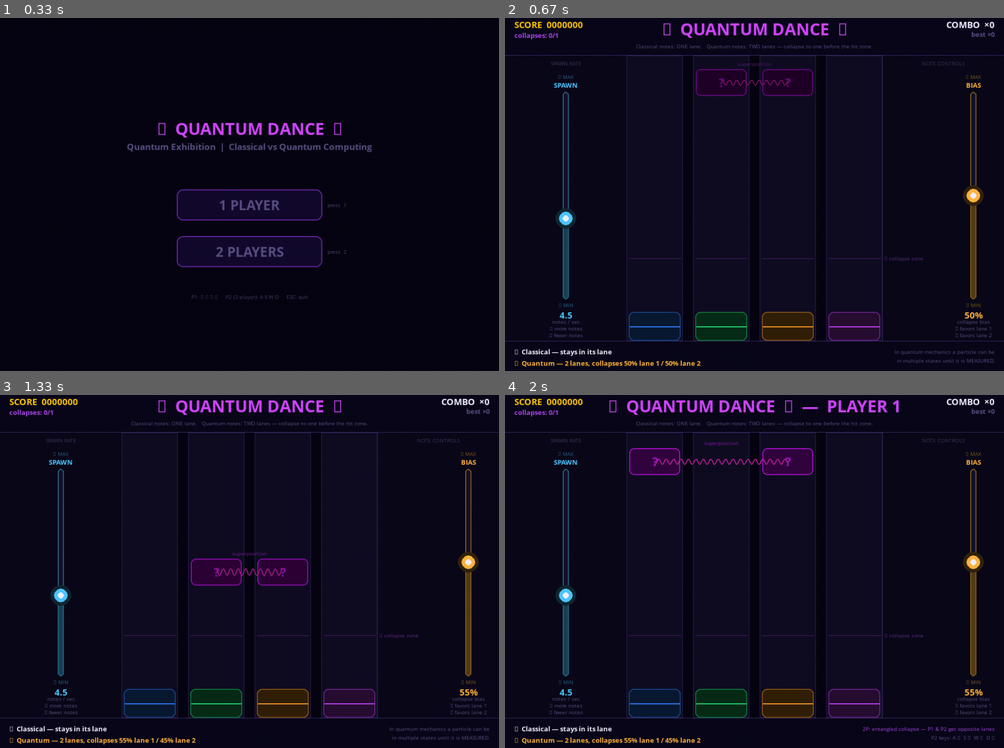
Above: before the commit, frames 1-4 (two rows, left to right).
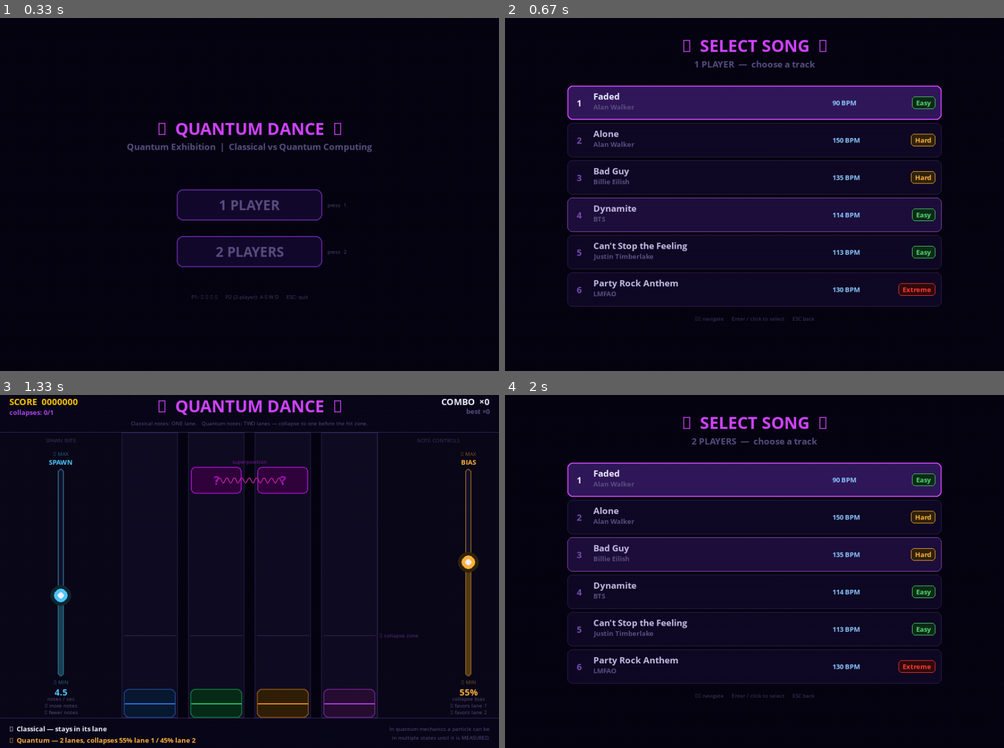
Above: after the commit, the same moments.

Repository: parzival1401/mobile_quantum-
Game: pygame game, started from dance_dance/quantum_dance.py
Same seed, same stepped clock (60 frames per second), same inputs: the game is played once before the commit and once after it.
Inputs (mouse positions are in pixels of both pictures, inside the frame that each line leads up to):
- Up to frame 1 (0.33 s): no input
- Up to frame 2 (0.67 s): click (754, 198) at 0.38 s
- Up to frame 3 (1.33 s): tap Enter at 0.67 s; tap  at 1 s
- Up to frame 4 (2 s): tap Esc at 1.33 s; press the mouse at (754, 627) at 1.7 s; move the mouse to (784, 596) at 1.8 s; release the mouse at (814, 564) at 1.93 s

Frame 1 is identical in both runs. In frame 2, 26% of the frame differs, in the area x 0-100%, y 1-100%; in frame 3, 3.3%; in frame 4, 27%.

Commit message:
Add song select menu, P2 note palette, difficulty speed scaling
- Flow: MENU → SONG SELECT → PLAYING (ESC steps back at each screen)
- Song select lists all 6 tracks from ddr_songs.txt with BPM and difficulty badge
  Navigate with ↑↓ or click, confirm with Enter/click or number key 1-6
- P2 classical notes use a warm palette (coral/yellow/sky-blue/lime) distinct
  from P1 cool palette; quantum notes stay identical on both screens (entanglement)
- Difficulty scales fall speed: Easy 1x, Hard 1.5x, Extreme 2x
- SONG_FILE/BPM/OFFSET set dynamically per selection instead of hardcoded

Co-Authored-By: Claude Sonnet 4.6 <noreply@anthropic.com>

Diff:
--- a/dance_dance/quantum_dance.py
+++ b/dance_dance/quantum_dance.py
@@ -3,10 +3,7 @@
 ====================================
 Quantum Exhibition  |  Classical vs Quantum Computing
 
-MENU
-----
-  1  →  1-player mode  (arrow keys)
-  2  →  2-player mode  (P1: arrows  |  P2: WASD)
+MENU → SONG SELECT → PLAYING
 
 Controls (in-game)
 ------------------
@@ -16,24 +13,22 @@
   \\            Reset BIAS to 50%
   ESC          Return to menu
 
-Music BPM sync
---------------
-  Set SONG_FILE, SONG_BPM, SONG_OFFSET below.
-  Leave SONG_FILE = None for free/slider-driven mode.
-
 Hardware
 --------
   See SERIAL PORT HOOK comment block to wire a potentiometer via USB serial.
 """
 
 # ─────────────────────────────────────────────────────────────────────────────
-# MUSIC CONFIG  — edit these three lines to sync to a song
-# ─────────────────────────────────────────────────────────────────────────────
-SONG_FILE      = "music/Alan Walker - Alone.mp3"
-SONG_BPM       = 150.0
-SONG_OFFSET    = 3.0       # seconds of intro silence before first beat
-BEATS_PER_NOTE = 1         # spawn one note every N beats
-BEATS_TO_FALL  = 4         # beats from spawn to hit zone
+# FIXED TIMING CONSTANTS  (overridden at runtime by song selection)
+# ─────────────────────────────────────────────────────────────────────────────
+BEATS_PER_NOTE = 1    # spawn one note every N beats
+BEATS_TO_FALL  = 4    # base beats from spawn to hit zone (scaled by difficulty)
+
+# Active song settings — set by song select, do not edit directly
+SONG_FILE   = None
+SONG_BPM    = 128.0
+SONG_OFFSET = 0.0
+_active_beats_fall = float(BEATS_TO_FALL)
 
 # ─────────────────────────────────────────────────────────────────────────────
 # SERIAL PORT HOOK  (hardware potentiometer → BIAS slider)
@@ -75,11 +70,13 @@
 # Game state enum
 # ─────────────────────────────────────────────────────────────────────────────
 class GameState(Enum):
-    MENU    = auto()
-    PLAYING = auto()
-
-game_state = GameState.MENU
-n_players  = 1
+    MENU        = auto()
+    SONG_SELECT = auto()
+    PLAYING     = auto()
+
+game_state    = GameState.MENU
+n_players     = 1
+song_cursor   = 0      # highlighted row in song select screen
 
 # 2P window objects (created only when n_players == 2)
 win2  = None
@@ -107,6 +104,14 @@
     (200,  70, 255),   # 3  →  purple
 ]
 
+# P2 classical note palette — warm/distinct so screens are instantly told apart
+LANE_C_P2 = [
+    (255, 100,  80),   # 0  ←  coral-red
+    (255, 200,  50),   # 1  ↓  yellow
+    ( 80, 220, 255),   # 2  ↑  sky-blue
+    (180, 255, 100),   # 3  →  lime-green
+]
+
 SL_SPAWN_C    = ( 80, 200, 255)
 SL_SPEED_C    = ( 80, 255, 160)
 SL_COLLAPSE_C = (210,  70, 255)
@@ -132,6 +137,33 @@
 F_ARROW  = _f(26)
 
 # ─────────────────────────────────────────────────────────────────────────────
+# Song catalogue  (sourced from music/ddr_songs.txt)
+# ─────────────────────────────────────────────────────────────────────────────
+SONGS = [
+    {"title": "Faded",                  "artist": "Alan Walker",
+     "file": "music/Alan Walker - Faded.mp3",
+     "bpm": 90,  "offset": 0.0, "difficulty": "Easy"},
+    {"title": "Alone",                  "artist": "Alan Walker",
+     "file": "music/Alan Walker - Alone.mp3",
+     "bpm": 150, "offset": 3.0, "difficulty": "Hard"},
+    {"title": "Bad Guy",                "artist": "Billie Eilish",
+     "file": "music/Billie Eilish - bad guy (Lyrics).mp3",
+     "bpm": 135, "offset": 0.0, "difficulty": "Hard"},
+    {"title": "Dynamite",               "artist": "BTS",
+     "file": "music/BTS - Dynamite (Lyrics).mp3",
+     "bpm": 114, "offset": 0.0, "difficulty": "Easy"},
+    {"title": "Can't Stop the Feeling", "artist": "Justin Timberlake",
+     "file": "music/Justin Timberlake - CAN'T STOP THE FEELING! (Lyrics).mp3",
+     "bpm": 113, "offset": 0.0, "difficulty": "Easy"},
+    {"title": "Party Rock Anthem",      "artist": "LMFAO",
+     "file": "music/LMFAO - Party Rock Anthem (Lyrics) ft. Lauren Bennett, GoonRock.mp3",
+     "bpm": 130, "offset": 0.0, "difficulty": "Extreme"},
+]
+
+DIFF_SPEED = {"Easy": 1.0, "Hard": 1.5, "Extreme": 2.0}
+DIFF_COLOR = {"Easy": (80, 220, 120), "Hard": (255, 180, 60), "Extreme": (255, 60, 60)}
+
+# ─────────────────────────────────────────────────────────────────────────────
 # Layout constants
 # ─────────────────────────────────────────────────────────────────────────────
 N_LANES  = 4
@@ -171,13 +203,13 @@
 # BPM timing helpers
 # ─────────────────────────────────────────────────────────────────────────────
 def _bpm_fall_speed() -> float:
-    """px/frame for a note to travel FALL_DISTANCE in BEATS_TO_FALL beats."""
-    seconds = BEATS_TO_FALL * 60.0 / SONG_BPM
+    """px/frame for a note to travel FALL_DISTANCE in _active_beats_fall beats."""
+    seconds = _active_beats_fall * 60.0 / SONG_BPM
     return (FALL_DISTANCE / seconds) / FPS
 
 def _bpm_collapse_y() -> int:
     """Collapse 1 beat before the note reaches TARGET_Y."""
-    px_per_beat = (FALL_DISTANCE / (BEATS_TO_FALL * 60.0 / SONG_BPM)) * (60.0 / SONG_BPM)
+    px_per_beat = (FALL_DISTANCE / (_active_beats_fall * 60.0 / SONG_BPM)) * (60.0 / SONG_BPM)
     return int(TARGET_Y - px_per_beat)
 
 
@@ -301,14 +333,10 @@
 
 
 def get_collapse_y() -> int:
-    if SONG_FILE:
-        return _bpm_collapse_y()
-    return int(TARGET_Y - collapse_slider.val)
+    return _bpm_collapse_y() if SONG_FILE else int(TARGET_Y - collapse_slider.val)
 
 def get_fall_speed() -> float:
-    if SONG_FILE:
-        return _bpm_fall_speed()
-    return speed_slider.val
+    return _bpm_fall_speed() if SONG_FILE else speed_slider.val
 
 def get_spawn_interval() -> int:
     return max(25, int(215 - spawn_slider.val * 19.5))
@@ -588,8 +616,9 @@
                         TARGET_Y + HIT_ZONE_H // 2 + 5))
 
 
-def draw_classical(surf, note: Note):
-    r, g, b = LANE_C[note.lane]
+def draw_classical(surf, note: Note, player_idx: int = 0):
+    palette = LANE_C if player_idx == 0 else LANE_C_P2
+    r, g, b = palette[note.lane]
     cx      = lcx(note.lane)
     rect    = pygame.Rect(cx - NOTE_W // 2, int(note.y), NOTE_W, NOTE_H)
     pygame.draw.rect(surf, (r // 3, g // 3, b // 3), rect, border_radius=9)
@@ -751,15 +780,91 @@
 
 
 # ─────────────────────────────────────────────────────────────────────────────
+# Song select screen
+# ─────────────────────────────────────────────────────────────────────────────
+def draw_song_select(cursor: int, num_players: int) -> list:
+    """Draw song list; returns list of row rects for click detection."""
+    screen.fill(BG)
+
+    title = F_TITLE.render("✦  SELECT SONG  ✦", True, Q_PURPLE)
+    screen.blit(title, (SW // 2 - title.get_width() // 2, 40))
+
+    mode_lbl = F_MENUSM.render(
+        f"{'1 PLAYER' if num_players == 1 else '2 PLAYERS'}  —  choose a track",
+        True, DIM)
+    screen.blit(mode_lbl, (SW // 2 - mode_lbl.get_width() // 2, 86))
+
+    mx, my = pygame.mouse.get_pos()
+    row_h  = 72
+    row_w  = 720
+    rx0    = (SW - row_w) // 2
+    ry0    = 140
+    rects  = []
+
+    for i, song in enumerate(SONGS):
+        ry     = ry0 + i * row_h
+        rect   = pygame.Rect(rx0, ry, row_w, row_h - 6)
+        hover  = rect.collidepoint(mx, my)
+        active = i == cursor
+
+        fill   = (50, 25, 90) if active else ((30, 15, 60) if hover else (16, 10, 38))
+        border = Q_PURPLE     if active else ((160, 80, 200) if hover else (50, 35, 80))
+        pygame.draw.rect(screen, fill,   rect, border_radius=10)
+        pygame.draw.rect(screen, border, rect, 2 if active else 1, border_radius=10)
+        rects.append(rect)
+
+        # Number
+        num_s = F_MED.render(f"{i + 1}", True, (120, 80, 180) if not active else WHITE)
+        screen.blit(num_s, (rx0 + 18, ry + (row_h - 6 - num_s.get_height()) // 2))
+
+        # Title + artist
+        title_s  = F_MED.render(song["title"],  True, WHITE if active else (200, 190, 230))
+        artist_s = F_SM.render(song["artist"],  True, DIM)
+        screen.blit(title_s,  (rx0 + 50, ry + 8))
+        screen.blit(artist_s, (rx0 + 50, ry + 8 + title_s.get_height()))
+
+        # BPM
+        bpm_s = F_SM.render(f"{song['bpm']} BPM", True, (140, 200, 255))
+        screen.blit(bpm_s, (rx0 + row_w - 210, ry + (row_h - 6 - bpm_s.get_height()) // 2))
+
+        # Difficulty badge
+        diff   = song["difficulty"]
+        dc     = DIFF_COLOR[diff]
+        diff_s = F_SM.render(diff, True, dc)
+        bw, bh = diff_s.get_width() + 16, diff_s.get_height() + 6
+        bx     = rx0 + row_w - bw - 12
+        by_    = ry + (row_h - 6 - bh) // 2
+        pygame.draw.rect(screen, (dc[0] // 5, dc[1] // 5, dc[2] // 5),
+                         (bx, by_, bw, bh), border_radius=6)
+        pygame.draw.rect(screen, dc, (bx, by_, bw, bh), 1, border_radius=6)
+        screen.blit(diff_s, (bx + 8, by_ + 3))
+
+    hint = F_XSM.render("↑↓ navigate     Enter / click to select     ESC back",
+                         True, (70, 60, 100))
+    screen.blit(hint, (SW // 2 - hint.get_width() // 2, ry0 + len(SONGS) * row_h + 10))
+
+    pygame.display.flip()
+    return rects
+
+
+# ─────────────────────────────────────────────────────────────────────────────
 # Game init / reset
 # ─────────────────────────────────────────────────────────────────────────────
-def start_game(num_players: int):
+def start_game(num_players: int, song: dict):
     global n_players, game_state, p1, p2
     global q_collapsed, q_total, tick, spawn_timer, collapsed_outcomes, last_beat
     global win2, ren2, surf2
+    global SONG_FILE, SONG_BPM, SONG_OFFSET, _active_beats_fall
 
     n_players  = num_players
     game_state = GameState.PLAYING
+
+    # Apply song settings
+    SONG_FILE          = song["file"]
+    SONG_BPM           = float(song["bpm"])
+    SONG_OFFSET        = float(song["offset"])
+    speed_mult         = DIFF_SPEED[song["difficulty"]]
+    _active_beats_fall = max(2.0, BEATS_TO_FALL / speed_mult)
 
     p1 = PlayerState(0, KEYS_P1)
     p2 = PlayerState(1, KEYS_P2) if num_players == 2 else None
@@ -799,11 +904,11 @@
 
 
 def stop_game():
-    global game_state, win2, ren2, surf2
+    global game_state, win2, ren2, surf2, SONG_FILE
     game_state = GameState.MENU
-    if SONG_FILE:
-        try: pygame.mixer.music.stop()
-        except Exception: pass
+    try: pygame.mixer.music.stop()
+    except Exception: pass
+    SONG_FILE = None
     if win2 is not None:
         try: win2.destroy()
         except Exception: pass
@@ -848,7 +953,7 @@
         if note.quantum:
             draw_quantum(surf, note)
         else:
-            draw_classical(surf, note)
+            draw_classical(surf, note, ps.idx)
 
     for p in ps.particles: p.draw(surf)
     for f in ps.floats:    f.draw(surf)
@@ -872,8 +977,10 @@
 # ─────────────────────────────────────────────────────────────────────────────
 def main():
     global game_state, q_collapsed, _seen_collapsed_nids
+    global n_players, song_cursor
 
     btn1_rect = btn2_rect = None
+    song_rects: list = []
 
     while True:
         clk.tick(FPS)
@@ -889,14 +996,51 @@
                     if event.key == pygame.K_ESCAPE:
                         pygame.quit(); sys.exit()
                     elif event.key == pygame.K_1:
-                        start_game(1)
+                        n_players   = 1
+                        song_cursor = 0
+                        game_state  = GameState.SONG_SELECT
                     elif event.key == pygame.K_2:
-                        start_game(2)
+                        n_players   = 2
+                        song_cursor = 0
+                        game_state  = GameState.SONG_SELECT
                 elif event.type == pygame.MOUSEBUTTONDOWN and event.button == 1:
                     if btn1_rect and btn1_rect.collidepoint(event.pos):
-                        start_game(1)
+                        n_players   = 1
+                        song_cursor = 0
+                        game_state  = GameState.SONG_SELECT
                     elif btn2_rect and btn2_rect.collidepoint(event.pos):
-                        start_game(2)
+                        n_players   = 2
+                        song_cursor = 0
+                        game_state  = GameState.SONG_SELECT
+            continue
+
+        # ── SONG SELECT ───────────────────────────────────────────────────────
+        if game_state == GameState.SONG_SELECT:
+            song_rects = draw_song_select(song_cursor, n_players)
+
+            for event in pygame.event.get():
+                if event.type == pygame.QUIT:
+                    pygame.quit(); sys.exit()
+                elif event.type == pygame.KEYDOWN:
+                    if event.key == pygame.K_ESCAPE:
+                        game_state = GameState.MENU
+                    elif event.key == pygame.K_UP:
+                        song_cursor = (song_cursor - 1) % len(SONGS)
+                    elif event.key == pygame.K_DOWN:
+                        song_cursor = (song_cursor + 1) % len(SONGS)
+                    elif event.key == pygame.K_RETURN:
+                        start_game(n_players, SONGS[song_cursor])
+                    else:
+                        # Number keys 1–6
+                        for idx in range(len(SONGS)):
+                            if event.key == getattr(pygame, f"K_{idx + 1}", None):
+                                song_cursor = idx
+                                start_game(n_players, SONGS[song_cursor])
+                elif event.type == pygame.MOUSEBUTTONDOWN and event.button == 1:
+                    for idx, rect in enumerate(song_rects):
+                        if rect.collidepoint(event.pos):
+                            song_cursor = idx
+                            start_game(n_players, SONGS[song_cursor])
             continue
 
         # ── PLAYING ───────────────────────────────────────────────────────────
@@ -914,12 +1058,10 @@
                 elif event.key == pygame.K_BACKSLASH:
                     bias_slider.val = 50.0
 
-                # P1 arrow keys
                 for i, k in enumerate(KEYS_P1):
                     if event.key == k:
                         p1.handle_key(i)
 
-                # P2 WASD (2P only)
                 if p2:
                     for i, k in enumerate(KEYS_P2):
                         if event.key == k:
@@ -929,7 +1071,6 @@
                 sl.handle_event(event)
 
         update()
-        # Count newly collapsed quantum notes (once per unique nid)
         for nid in collapsed_outcomes:
             if nid not in _seen_collapsed_nids:
                 _seen_collapsed_nids.add(nid)
